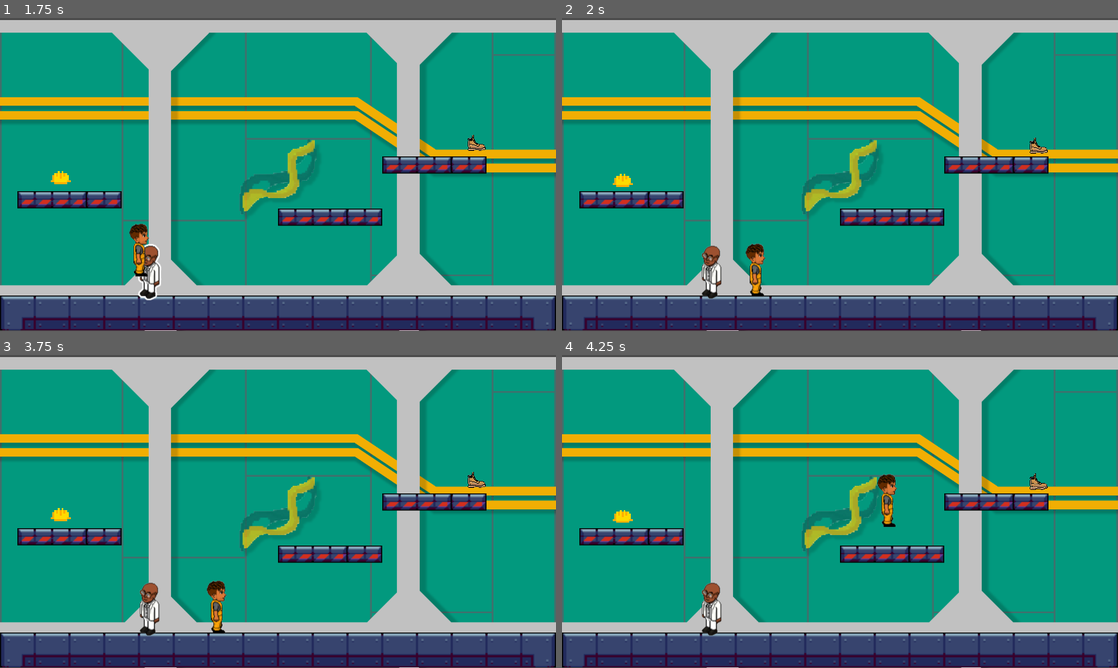
Above: before the commit, frames 1-4 (two rows, left to right).
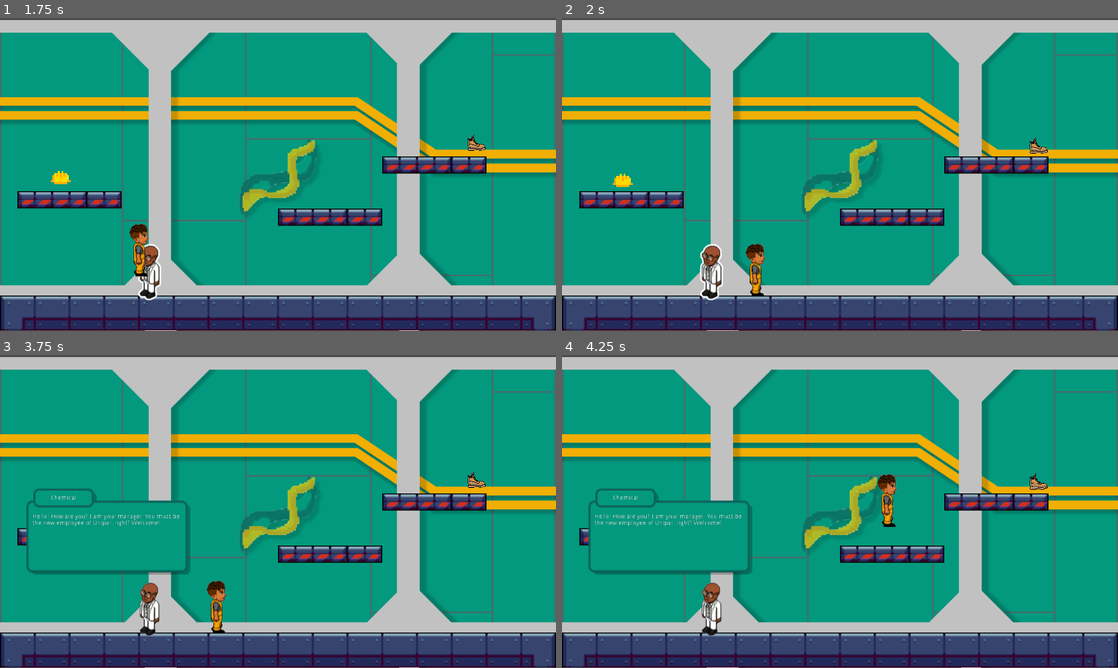
Above: after the commit, the same moments.

Repository: 2023M1T6-Inteli/grupo5
Game: Godot game, scene res://scenes/Main.tscn
Same seed, same stepped clock (60 frames per second), same inputs: the game is played once before the commit and once after it. The engine's default icon, where the game draws it, is replaced by a stand-in: a white triangle on a blue panel in a dark square.
Inputs (mouse positions are in pixels of both pictures, inside the frame that each line leads up to):
- Up to frame 1 (1.75 s): click "Play" at 0.5 s; move the mouse to (400, 158) at 1.27 s; hold D (move_right) from 1.28 s (still down); hold E (interact) from 1.28 s (still down); tap W (jump) at 1.52 s
- Up to frame 2 (2 s): keep holding D (move_right); keep holding E (interact)
- Up to frame 3 (3.75 s): move the mouse to (166, 527) at 2.02 s; release E (interact) at 2.03 s; tap E (interact) at 2.1, 3.6 s; tap W (jump) at 2.27 s; move the mouse to (333, 442) at 2.77 s; release D (move_right) at 2.78 s; hold A (move_left) 2.78-3.53 s; hold E (interact) 2.78-3.53 s; move the mouse to (250, 574) at 3.52 s; hold D (move_right) from 3.53 s (still down)
- Up to frame 4 (4.25 s): keep holding D (move_right); tap W (jump) at 3.77 s

Frame 1 is identical in both runs. In frame 2, 0.1% of the frame differs, in the area x 24-29%, y 72-91%; in frame 3, 3.5%, in the area x 4-35%, y 42-71%; in frame 4, 3.5%.

Commit message:
doc: add comments

Diff:
--- a/src/locales/en-US.json
+++ b/src/locales/en-US.json
@@ -8,6 +8,11 @@
         "chemical": "Chemical",
         "player": "Operator"
     },
+    "levels": [
+        "Level 1",
+        "Level 2",
+        "Level 3"
+    ],
     "dialogs": [
         {
             "character": "chemical",
--- a/src/scenes/npc_quimic.tscn
+++ b/src/scenes/npc_quimic.tscn
@@ -6,7 +6,7 @@
 [ext_resource path="res://assets/NPCs/msgbox.png" type="Texture" id=4]
 
 [sub_resource type="RectangleShape2D" id=1]
-extents = Vector2( 43, 45.5 )
+extents = Vector2( 65, 45.5 )
 
 [node name="npc_quimico" type="Area2D"]
 script = ExtResource( 2 )
@@ -16,7 +16,7 @@
 flip_h = true
 
 [node name="CollisionShape2D" type="CollisionShape2D" parent="."]
-position = Vector2( 2, -19.5 )
+position = Vector2( 0, -22 )
 shape = SubResource( 1 )
 
 [node name="Stroke" type="Sprite" parent="."]
@@ -52,13 +52,16 @@
 
 [node name="Name" type="RichTextLabel" parent="Dialog"]
 anchor_right = 0.459
-margin_left = 55.0
-margin_top = 16.0
-margin_right = 15.498
-margin_bottom = 49.0
+margin_left = 19.0
+margin_top = 15.0
+margin_right = -20.502
+margin_bottom = 48.0
 custom_colors/default_color = Color( 1, 1, 1, 1 )
 bbcode_enabled = true
-text = "characters: dialogs/level/name"
+bbcode_text = "[center]characters:
+dialogs/level/name[/center]"
+text = "characters:
+dialogs/level/name"
 
 [connection signal="body_entered" from="." to="." method="_on_npc_quimico_body_entered"]
 [connection signal="body_exited" from="." to="." method="_on_npc_quimico_body_exited"]
--- a/src/scripts/Clipboard.gd
+++ b/src/scripts/Clipboard.gd
@@ -1,18 +1,8 @@
 extends TextureButton
 
 
-# Declare member variables here. Examples:
-# var a = 2
-# var b = "text"
-
-# Called when the node enters the scene tree for the first time.
 func _ready():
 	pass # Replace with function body.
-
-
-# Called every frame. 'delta' is the elapsed time since the previous frame.
-#func _process(delta):
-#	pass
 
 
 func _on_mouse_entered():
--- a/src/scripts/Main.gd
+++ b/src/scripts/Main.gd
@@ -2,29 +2,40 @@
 
 
 func _ready():
+	# configura os textos dos botões de acordo com o idiomas escolhida
 	$PlayButton.text = Locales.buttons.play
 	$QuitButton.text = Locales.buttons.quit
 	$LanguageButton.text = Locales.buttons.selectLanguage
 
+	# pega a referência do menu de opções
 	var popup = $LanguageButton.get_popup()
+	# limpa as opções
 	popup.clear()
+
+	# se ainda não existe a conexão
 	if popup.get_signal_connection_list('id_pressed').empty():
+		# conecta a seleção de um idioma com a função de mudar o idiomas
 		popup.connect("id_pressed", self, "changeLanguage")
 
+	# adiciona os idiomas disponíveis nas opções
 	for language in Locales.getAvailableLanguages():
 		popup.add_item(language)
 
 
 func changeLanguage(id):
+	# muda o idioma de acordo com a escolha
 	Locales.language = Locales.getAvailableLanguages()[id]
 	Locales.loadLanguage()
+	# atuailza o menu
 	_ready()
 
 
 func _on_PlayButton_pressed():
+	# ao apertar start, abre o nível 1
 	if get_tree().change_scene("res://scenes/Level1.tscn") != OK:
 		print ("An unexpected error occured when trying to switch to level 1 scene")
 
 
 func _on_QuitButton_pressed():
+	# ao apertar sair, fecha o jogo
 	get_tree().quit()
--- a/src/scripts/NPC.gd
+++ b/src/scripts/NPC.gd
@@ -19,27 +19,28 @@
 	canInteract = false
 
 
-func loadDialogue():
+func loadDialog():
 	# inicia o diálogo
 	$Dialog.visible = true
-	nextDialogue()
+	nextDialog()
 
 
-func closeDialogue():
+func closeDialog():
 	# finaliza o diálogo
 	$Dialog.visible = false
 	currentDialog = 0
 
 
-func nextDialogue():
+func nextDialog():
 	# passa para a próxima frase do diálogo
 	if currentDialog >= len(Locales.dialogs):
 		# se acabaram as frases, finaliza o diálogo
-		closeDialogue()
+		closeDialog()
 		return
 
 	# altera o nome do personagem para o da fala atual
-	$Dialog/Name.text = Locales.characters.get(Locales.dialogs[currentDialog].character)
+	var characterName = Locales.characters.get(Locales.dialogs[currentDialog].character)
+	$Dialog/Name.bbcode_text = '[center]' + characterName + '[/center]'
 	# altera o texto para a fala atual
 	$Dialog/RichTextLabel.text = Locales.dialogs[currentDialog].text
 	# atualiza o índice do diálogo atual
@@ -48,14 +49,14 @@
 
 func _on_Button_pressed():
 	# ao pressionar o botão invisível, avança o diálogo
-	nextDialogue()
+	nextDialog()
 
 
 func _input(event):
 	if ($Dialog.visible and event.is_action_released('skip')):
 		# ao pressionar um botão de skip, avança o diálogo
-		nextDialogue()
+		nextDialog()
 
 	if (not $Dialog.visible and canInteract and event.is_action_pressed('interact')):
 		# estando na área de interação e apertando o botão de interação, inicia o diálogo
-		loadDialogue()
+		loadDialog()
--- a/src/scripts/locales.gd
+++ b/src/scripts/locales.gd
@@ -1,38 +1,51 @@
 extends Node
 
+# idioma escolhido
 var language = 'en-US'
 
+# configuração de idiomas
 var locale = {}
+var availableLanguages = []
+# nomes de personagens
 var characters = {}
+# falas
 var dialogs = {}
+# textos de botões
 var buttons = {}
-var availableLanguages = []
 
 
 func getAvailableLanguages():
+	# retorna os idiomas disponíveis
+	# limpa a lista de idiomas disponíveis
 	availableLanguages = []
+	# verifica os arquivos disponíveis na pasta de idiomas
 	var localesDirectory = Directory.new()
 	localesDirectory.open('res://locales/')
 	localesDirectory.list_dir_begin()
 	var file = localesDirectory.get_next()
 
+	# passa arquivo por arquivo dentro da pasta
 	while file != '':
-		if (file != '.' and file != '..'):
+		if (file.ends_with('.json')):
+			# se for um arquivo de json, adiciona como idioma disponível
 			availableLanguages.append(file.replace('.json', ''))
+
 		file = localesDirectory.get_next()
 
 	return availableLanguages
 
 
 func loadLanguage():
+	# lê e carrega o arquivo de idioma
 	var file = File.new()
 	file.open('res://locales/' + language + '.json', File.READ)
 	var data = parse_json(file.get_as_text())
 	locale = data
 
-	characters = locale.get('characters')
-	dialogs = locale.get('dialogs')
-	buttons = locale.get('buttons')
+	# carrega os idiomas por categoria
+	characters = locale.characters
+	dialogs = locale.dialogs
+	buttons = locale.buttons
 
 
 func _ready():
